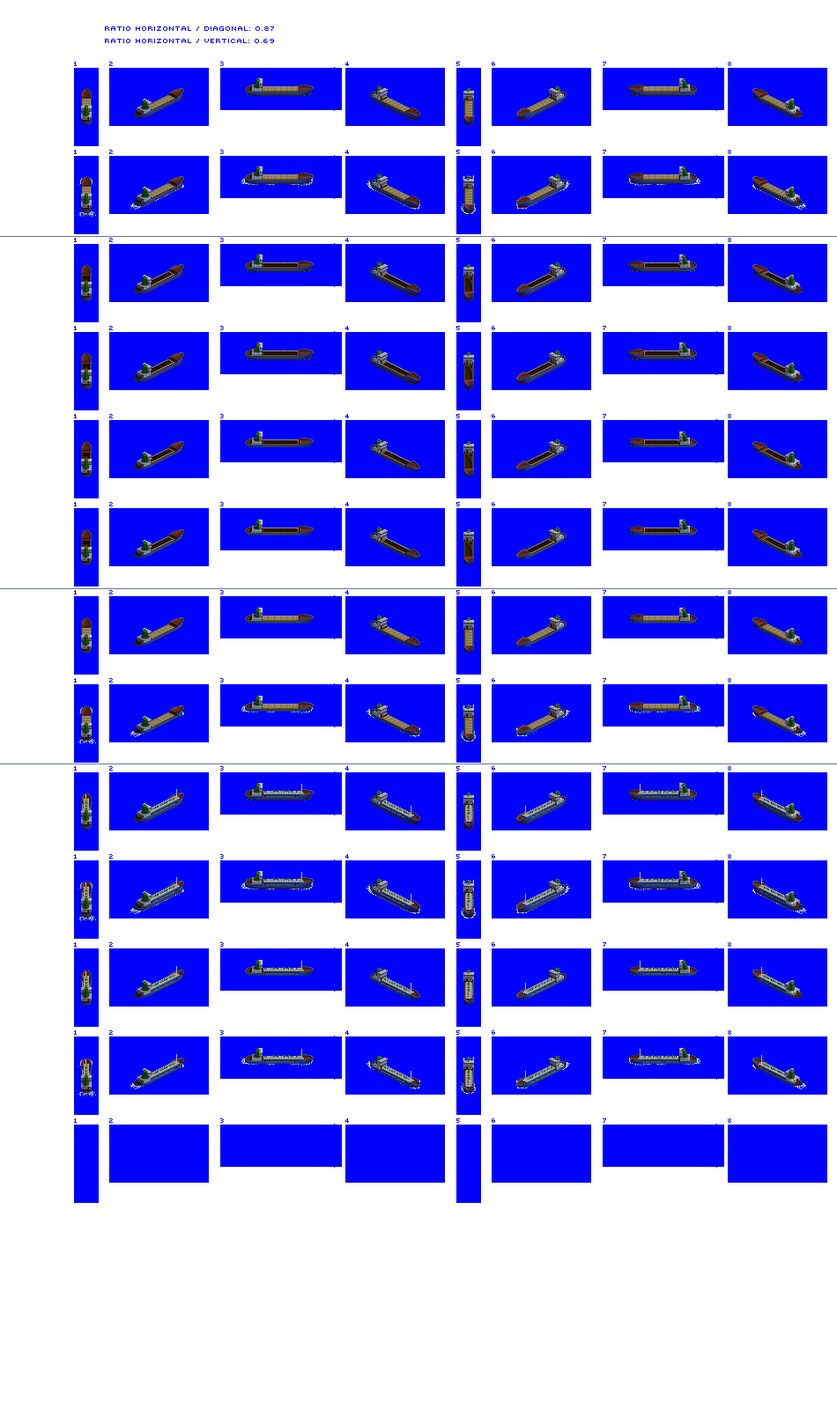
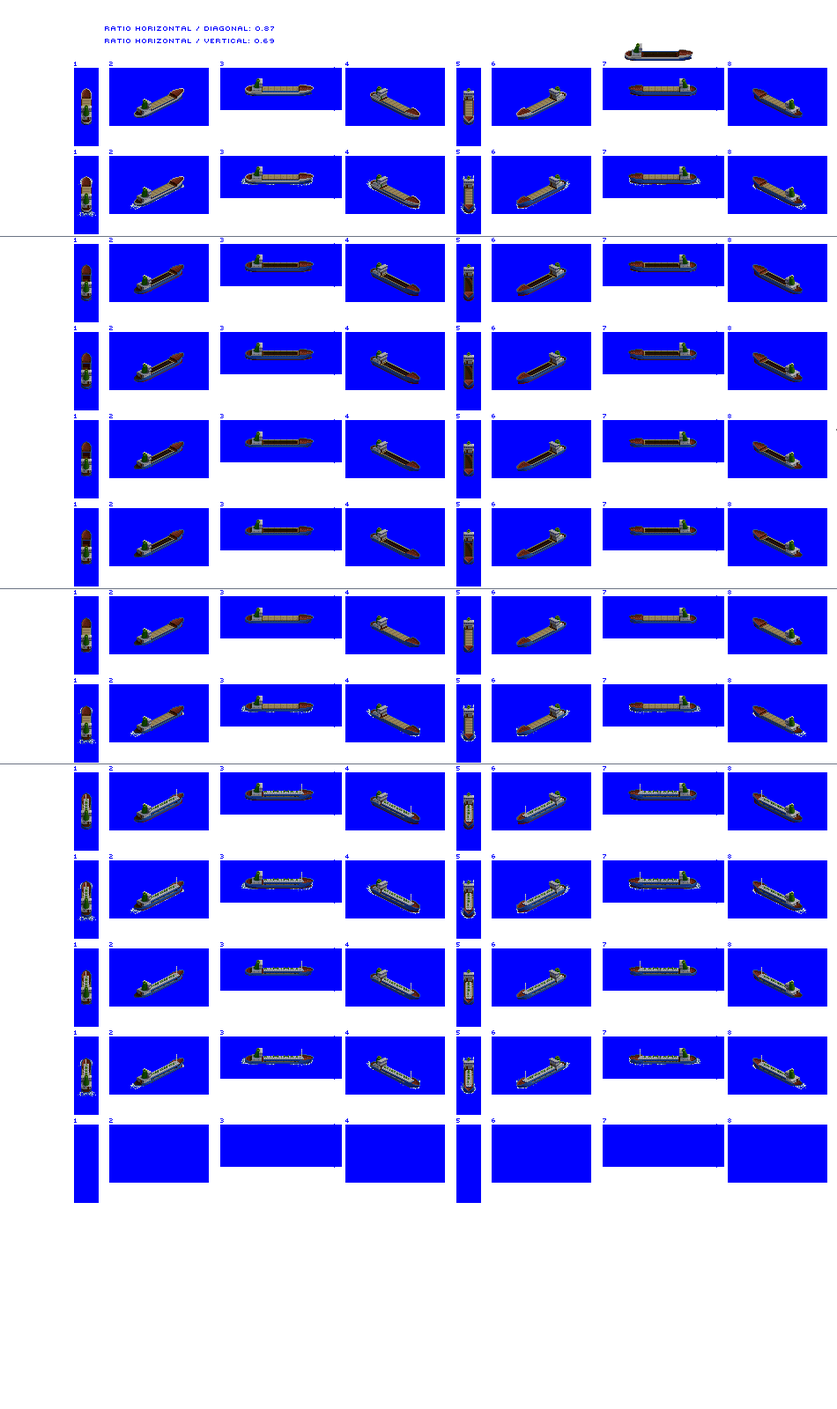
Layer changes from the first 837px x 1409px image to the second:
renamed "Deck overlay" to "hatches", painted on it over box(81, 86, 785, 734)
painted on "Large Trader" over box(81, 43, 837, 431)
